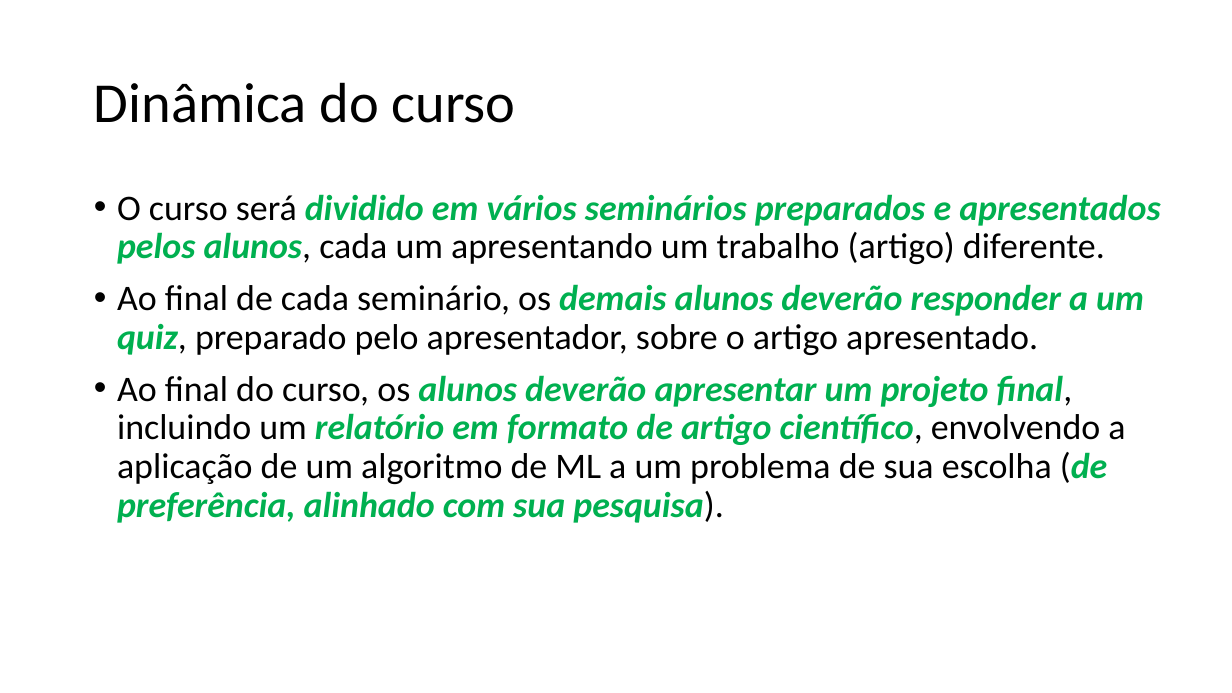
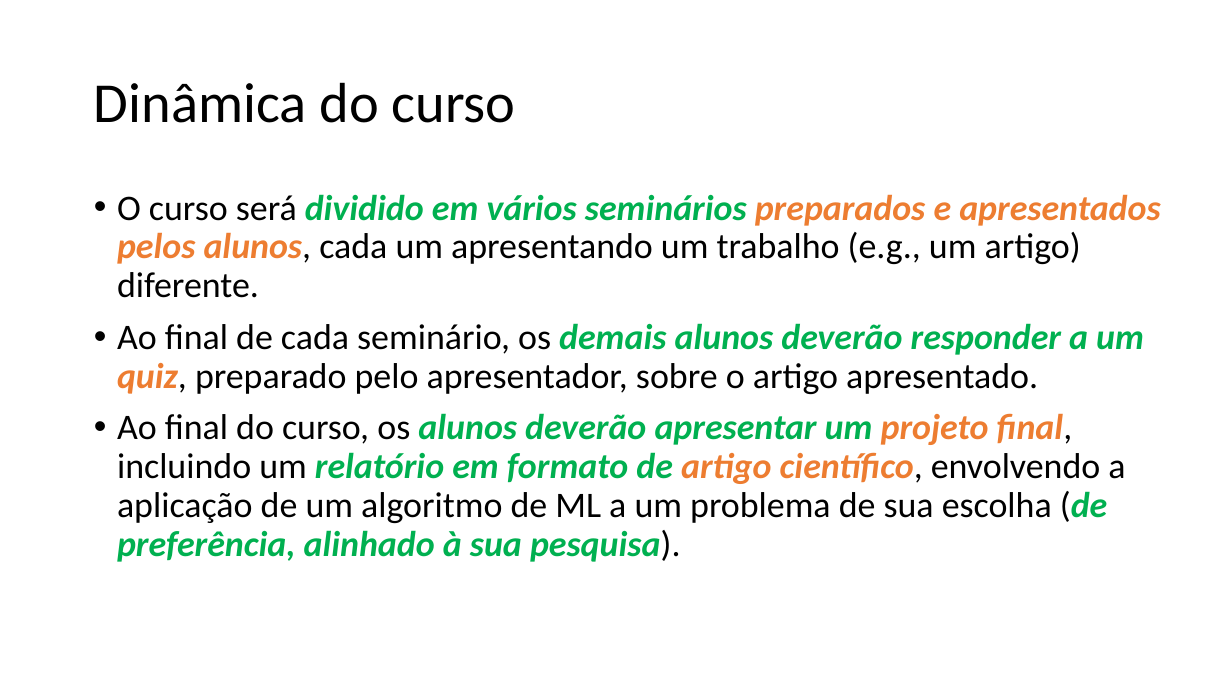
Before and after one commit to zz4fap/tp558-adv-ml, a slide deck: slide 3 of slides/TP558_1_Introdução_ao_curso.pptx. Drawn at 1232x693 pixels with LibreOffice and Linux fonts; fonts in the diff are those of the drawing. Boxes give left, top, right and bottom in pixels: in the first picture for what was removed or moved away, otherwise in the second. Text is boxed around its words. In the diff, an @@ line names an element or a change of style, - is before the commit and + after.

Commit message:
update of slides

```diff
--- a/slides/TP558_1_Introdução_ao_curso.pptx
+++ b/slides/TP558_1_Introdução_ao_curso.pptx
@@ text at (117,194,1160,298): text changed; text colour #00B050 to #000000; bold off; italic off @@
-• O curso será dividido em vários seminários preparados e apresentados pelos alunos, cada um apresentando um trabalho (artigo) diferente.
+• O curso será dividido em vários seminários preparados e apresentados pelos alunos, cada um apresentando um trabalho (e.g., um artigo) diferente.
@@ text at (117,323,1144,394): text colour #00B050 to #ED7D31 in "quiz," @@
@@ text at (117,413,1125,562): text changed; text colour #00B050 to #000000 @@
-• Ao final do curso, os alunos deverão apresentar um projeto final, incluindo um relatório em formato de artigo científico, envolvendo a aplicação de um algoritmo de ML a um problema de sua escolha (de preferência, alinhado com sua pesquisa).
+• Ao final do curso, os alunos deverão apresentar um projeto final, incluindo um relatório em formato de artigo científico, envolvendo a aplicação de um algoritmo de ML a um problema de sua escolha (de preferência, alinhado à sua pesquisa).
```
Also in this commit, not shown: 6 other slides changed, 1 other file.
